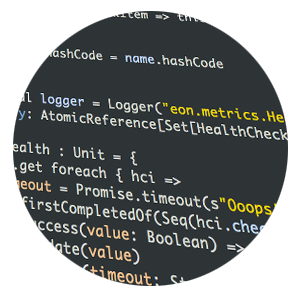
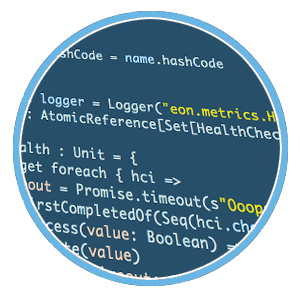
Before/after of a 300×300 layered artwork. What changed in the layer stack:
added group "OggMini" with 4 layers above "mini" over bbox(13, 11, 288, 286)
added layer "Layer 5" (soft light) in group "OggMini" over bbox(21, 19, 280, 278)
added layer "Layer 4" in group "OggMini" over bbox(19, 17, 282, 280)
added layer "Layer 3" in group "OggMini" over bbox(13, 11, 288, 286)
moved "Layer 2" into group "OggMini" over bbox(13, 11, 288, 286)
